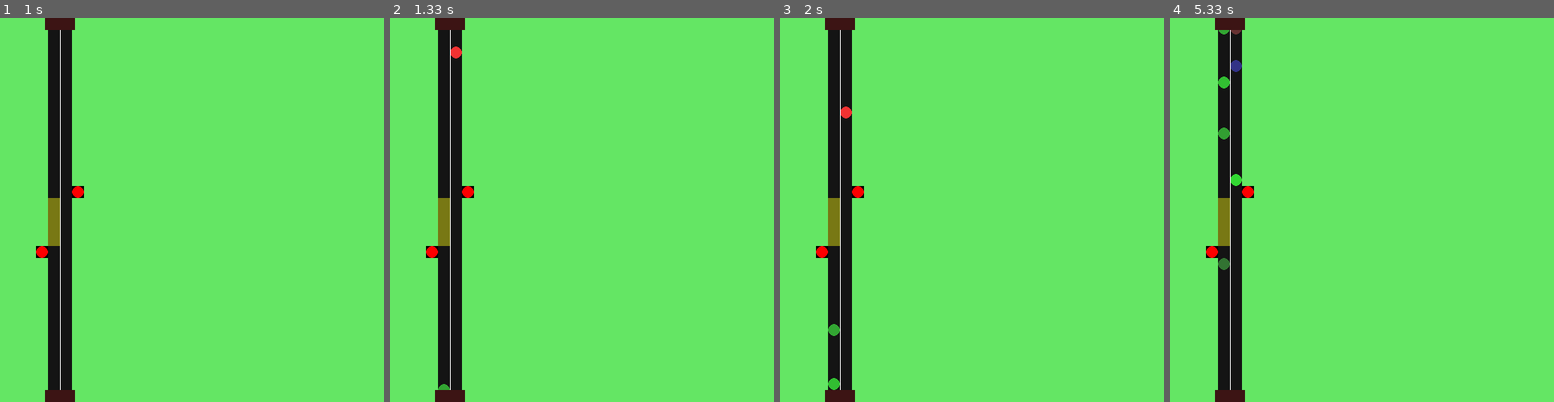
Above: before the commit, frames 1-4 (left to right).
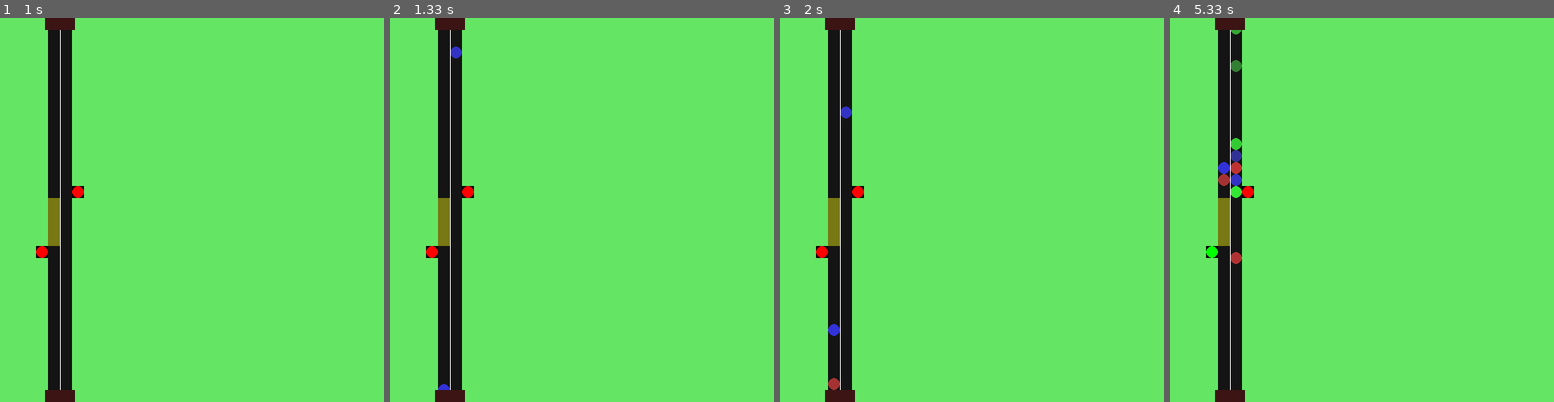
Above: after the commit, the same moments.

Repository: mitgobla/Traffic-Improvement
Game: pygame game, started from PyGame Demonstration/pygame_demonstration.py
The game is run twice, just before and just after one commit, with the same random seed, the same clock (stepped at 60 frames per second) and the same inputs.
Inputs:
- Up to frame 1 (1 s): no input
- Up to frame 2 (1.33 s): no input
- Up to frame 3 (2 s): no input
- Up to frame 4 (5.33 s): no input

Frame 1 is identical in both runs. In frame 2, 0.1% of the frame differs, in the area x 12-19%, y 7-97%; in frame 3, 0.2%; in frame 4, 1.0%, in the area x 9-19%, y 3-66%.

Commit message:
Vehicle Intelligence Fix

Diff:
--- a/PyGame Demonstration/pygame_demonstration.py
+++ b/PyGame Demonstration/pygame_demonstration.py
@@ -7,6 +7,7 @@
 
 import pygame
 
+
 class Environment:
 
     def __init__(self):
@@ -20,15 +21,17 @@
             "southbound": []
         }
 
-    def remove_vehicle(self, vehicle, direction):
+    def remove_vehicle(self, direction):
         del self.vehicles[direction][0]
         # print(direction, ":", len(self.vehicles[direction]))
 
     def add_vehicle(self, vehicle, direction):
-        self.vehicles[direction].append(vehicle)
+        data = dict(name=vehicle.name, vehicle_obj=vehicle, direction=direction, rect=vehicle.rect)
+        self.vehicles[direction].append(data)
 
     def add_traffic_light(self, light, direction):
         self.traffic_lights[direction].append(light)
+
 
 class TrafficLight(pygame.sprite.DirtySprite):
 
@@ -38,7 +41,10 @@
         self.image = pygame.Surface([16, 16])
         self.image.fill((0, 0, 0))
         # self.image.set_colorkey((0, 0, 0))
-        self.colours = itertools.cycle([(255, 0, 0), (255, 0, 0), (255, 0, 0), (0, 255, 0)])
+        self.colours = itertools.cycle(
+            [(255, 0, 0), (255, 0, 0), (255, 0, 0), (0, 255, 0)])
+        # self.colours = itertools.cycle(
+        #     [(255, 0, 0), (255, 0, 0), (255, 0, 0), (255, 0, 0)])
         self.current_colour = next(self.colours)
 
         self.frame = 0
@@ -47,18 +53,21 @@
         if self.direction == "northbound":
             self.current_colour = next(self.colours)
             self.current_colour = next(self.colours)
-            self.rect = pygame.draw.ellipse(self.image, self.current_colour, [0, 0, 16, 16])
+            self.rect = pygame.draw.ellipse(
+                self.image, self.current_colour, [0, 0, 16, 16])
             self.rect = self.rect.move(48, 304)
         elif self.direction == "southbound":
-            self.rect = pygame.draw.ellipse(self.image, self.current_colour, [0, 0, 16, 16])
+            self.rect = pygame.draw.ellipse(
+                self.image, self.current_colour, [0, 0, 16, 16])
             self.rect = self.rect.move(96, 224)
 
     def update(self):
         self.frame += 1
-        if self.frame == 128:
+        if self.frame == 256:
             self.current_colour = next(self.colours)
             # self.image.fill(self.current_colour, rect=self.rect)
-            self.rect = pygame.draw.ellipse(self.image, self.current_colour, [0, 0, 16, 16])
+            self.rect = pygame.draw.ellipse(
+                self.image, self.current_colour, [0, 0, 16, 16])
             if self.direction == "northbound":
                 self.rect = self.rect.move(48, 304)
             elif self.direction == "southbound":
@@ -66,7 +75,6 @@
             self.frame = 0
 
 
-
 class Vehicle(pygame.sprite.DirtySprite):
 
     def __init__(self, env: Environment, group: pygame.sprite.Group, name, direction: str):
@@ -77,46 +85,57 @@
         self.name = str(name)
 
         self.image = pygame.Surface((16, 16))
-        self.colour = random.choice([(50, 50,  random.uniform(100, 255)), (50, random.uniform(100, 255), 50), (random.uniform(100, 255), 50, 50)])
+        self.colour = random.choice([(50, 50,  random.uniform(
+            100, 255)), (50, random.uniform(100, 255), 50), (random.uniform(100, 255), 50, 50)])
         self.image.fill((0, 0, 0))
         self.image.set_colorkey((0, 0, 0))
 
         self.dirty = 1
         self.direction = direction
-        # self.before_light = True
         self.stopped = False
 
         if self.direction == "northbound":
             # self.rect = pygame.draw.rect(self.image, self.colour, [64, 512, 16, 16])
-            self.rect = pygame.draw.ellipse(self.image, self.colour, [0, 0, 16, 16])
-            self.rect = self.rect.move(64, 512)
+            self.rect = pygame.draw.ellipse(
+                self.image, self.colour, [0, 0, 16, 16])
+            if len(self.env.vehicles[self.direction]) <= 11:
+                self.rect = self.rect.move(64, 512)
+            else:
+                self.rect = self.rect.move(64, (514 + 16*(len(self.env.vehicles[self.direction])-10)))
         elif self.direction == "southbound":
             # self.rect = pygame.draw.rect(self.image, self.colour, [80, 0, 16, 16])
-            self.rect = pygame.draw.ellipse(self.image, self.colour, [0, 0, 16, 16])
-            self.rect = self.rect.move(80, 0)
+            self.rect = pygame.draw.ellipse(
+                self.image, self.colour, [0, 0, 16, 16])
+            if len(self.env.vehicles[self.direction]) <= 14:
+                self.rect = self.rect.move(80, 0)
+            else:
+                self.rect = self.rect.move(80, (-2 - 16*(len(self.env.vehicles[self.direction])-12)))
         # self.image.fill(self.colour, rect=self.rect)
 
     def vehicle_property(self):
-        return dict(rect = self.rect, name = self.name, direction = self.direction)
+        return dict(rect=self.rect, name=self.name, direction=self.direction)
 
     def update(self):
         self.move()
         if (self.rect.y < -16 and self.direction == "northbound") or (self.rect.y > 576 and self.direction == "southbound"):
             self.group.remove(self)
-            self.env.remove_vehicle(self, self.direction)
             self.dirty = 1
 
     def move(self):
         if self.direction == "northbound":
 
-            if self.env.vehicles["northbound"][0] != self:
-                if self.env.vehicles["northbound"][self.env.vehicles["northbound"].index(self)-1].stopped:
-                    if self.rect.y >= (self.env.vehicles["northbound"][self.env.vehicles["northbound"].index(self)-1].rect.y + 17):
-                        self.stopped = True
-
+            try:
+                vehicle_pos = self.env.vehicles["northbound"].index(next(item for item in self.env.vehicles["northbound"] if item["name"] == self.name))*16
+                if self.rect.y == (320 + vehicle_pos) and self.env.traffic_lights["northbound"][0].current_colour == (255, 0, 0):
+                    self.stopped = True
+                elif self.rect.y >= (320 + vehicle_pos) and self.env.traffic_lights["northbound"][0].current_colour == (0, 255, 0):
+                    self.stopped = False
+            except StopIteration:
+                pass
 
             if self.rect.y == 320 and self.env.traffic_lights["northbound"][0].current_colour == (0, 255, 0):
                 self.rect.move_ip(16, -2)
+                self.env.remove_vehicle(self.direction)
                 self.stopped = False
             elif self.rect.y == 320:
                 self.stopped = True
@@ -125,9 +144,10 @@
                 self.rect.move_ip(-16, 0)
                 self.stopped = False
 
-            if self.rect.y > 320 and not self.stopped:
-                self.rect.move_ip(0, -2)
-                self.stopped = False
+            if self.rect.y > 320:
+                if not self.stopped:
+                    self.rect.move_ip(0, -2)
+                    self.stopped = False
 
             if self.rect.y < 320 and not self.stopped:
                 self.rect.move_ip(0, -2)
@@ -136,8 +156,19 @@
             self.dirty = 1
 
         elif self.direction == "southbound":
+
+            try:
+                vehicle_pos = self.env.vehicles["southbound"].index(next(item for item in self.env.vehicles["southbound"] if item["name"] == self.name))*16
+                if self.rect.y <= (208 - vehicle_pos) and self.env.traffic_lights["southbound"][0].current_colour == (0, 255, 0):
+                    self.stopped = False
+                elif self.rect.y == (208 - vehicle_pos) and self.env.traffic_lights["southbound"][0].current_colour == (255, 0, 0):
+                    self.stopped = True
+            except StopIteration:
+                pass
+
             if self.rect.y == 208 and self.env.traffic_lights["southbound"][0].current_colour == (0, 255, 0):
                 self.stopped = False
+                self.env.remove_vehicle(self.direction)
                 self.rect.move_ip(0, 2)
             elif self.rect.y == 208:
                 self.stopped = True
@@ -152,6 +183,7 @@
 
             self.dirty = 1
 
+
 class SimulationGame:
 
     def __init__(self):
@@ -165,10 +197,13 @@
 
         self.env = Environment()
 
-        self.northbound_light = TrafficLight(self.env, self.traffic_light_group, "northbound")
-        self.southbound_light = TrafficLight(self.env, self.traffic_light_group, "southbound")
-
-        self.traffic_light_group.add(self.northbound_light, self.southbound_light)
+        self.northbound_light = TrafficLight(
+            self.env, self.traffic_light_group, "northbound")
+        self.southbound_light = TrafficLight(
+            self.env, self.traffic_light_group, "southbound")
+
+        self.traffic_light_group.add(
+            self.northbound_light, self.southbound_light)
         self.env.add_traffic_light(self.northbound_light, "northbound")
         self.env.add_traffic_light(self.southbound_light, "southbound")
 
@@ -191,20 +226,20 @@
                     if event.key == pygame.K_q:
                         self.running = False
 
-
-
             if random.choice(["northbound", "southbound"]) == "northbound":
                 if random.random() < 0.05 and can_spawn_northbound == 0:
-                        vehicle = Vehicle(self.env, self.vehicle_group, self.secure_random.random(),"northbound")
-                        self.vehicle_group.add(vehicle)
-                        self.env.add_vehicle(vehicle, "northbound")
-                        can_spawn_northbound = 16
+                    vehicle = Vehicle(self.env, self.vehicle_group,
+                                      self.secure_random.random(), "northbound")
+                    self.vehicle_group.add(vehicle)
+                    self.env.add_vehicle(vehicle, "northbound")
+                    can_spawn_northbound = 16
             else:
                 if random.random() < 0.05 and can_spawn_southbound == 0:
-                        vehicle = Vehicle(self.env, self.vehicle_group, self.secure_random.random(), "southbound")
-                        self.vehicle_group.add(vehicle)
-                        self.env.add_vehicle(vehicle, "southbound")
-                        can_spawn_southbound = 16
+                    vehicle = Vehicle(self.env, self.vehicle_group,
+                                      self.secure_random.random(), "southbound")
+                    self.vehicle_group.add(vehicle)
+                    self.env.add_vehicle(vehicle, "southbound")
+                    can_spawn_southbound = 16
 
             if can_spawn_northbound:
                 can_spawn_northbound -= 1
@@ -219,12 +254,14 @@
             pygame.draw.rect(self.surface, (120, 120, 20), [64, 240, 16, 64])
             self.vehicle_group.draw(self.surface)
             self.traffic_light_group.draw(self.surface)
-            pygame.draw.line(self.surface, (255, 255, 255), [80, 0], [80, 512], 1)
+            pygame.draw.line(self.surface, (255, 255, 255),
+                             [80, 0], [80, 512], 1)
             pygame.draw.rect(self.surface, (60, 20, 20), [60, 0, 40, 16])
             pygame.draw.rect(self.surface, (60, 20, 20), [60, 496, 40, 16])
             # pygame.display.update(rects)
             pygame.display.flip()
 
+
 GAME = SimulationGame()
 
 if __name__ == "__main__":
